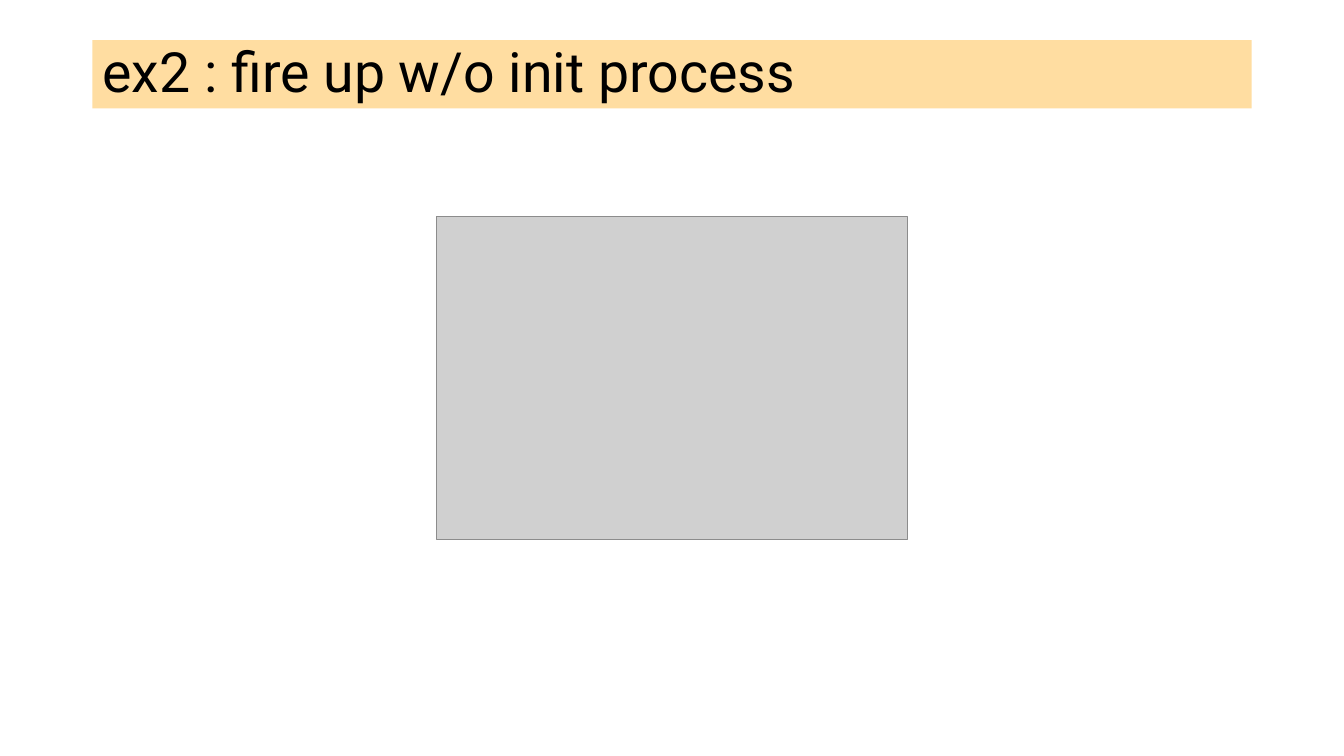
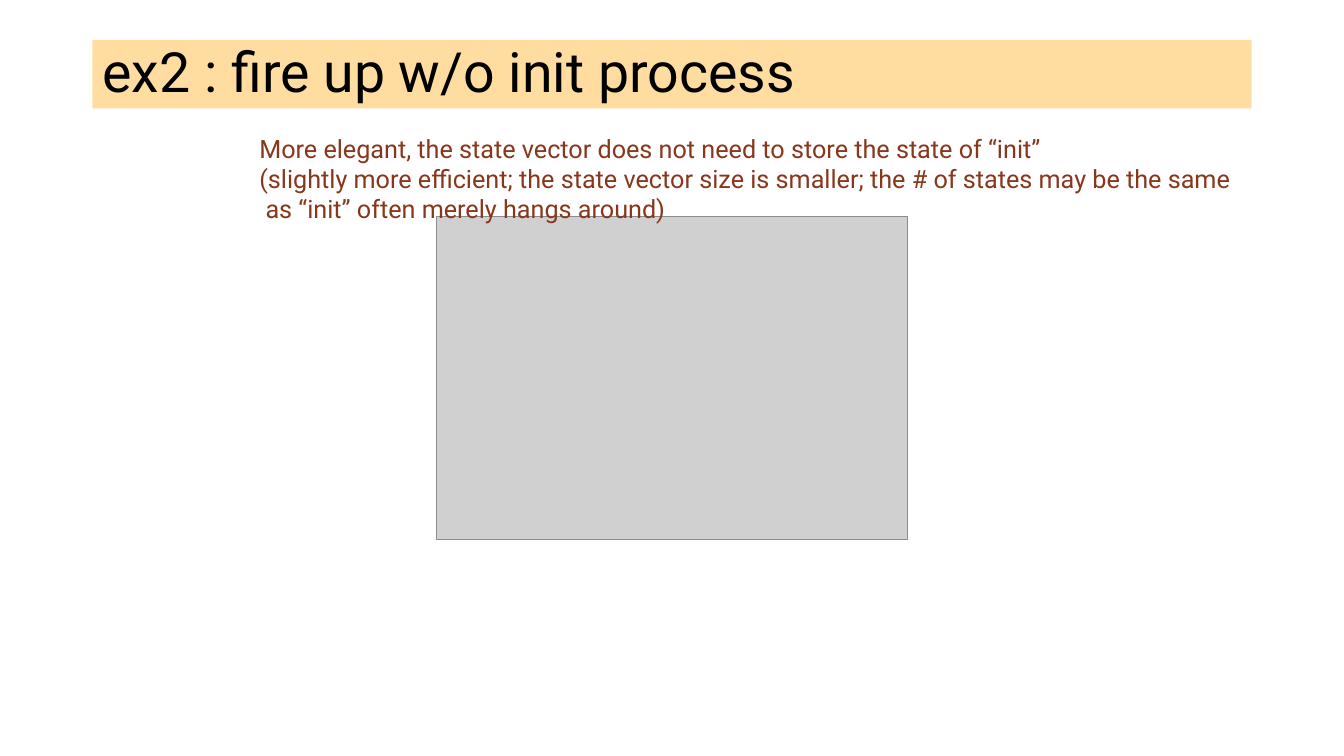
Before and after one commit to ganeshutah/cs6110s22, a slide deck: slide 12 of Lec3/L3.pptx. Drawn at 1344x756 pixels with LibreOffice and Linux fonts; fonts in the diff are those of the drawing; grey boxes stand for pictures. Boxes give left, top, right and bottom in pixels: in the first picture for what was removed or moved away, otherwise in the second. Text is boxed around its words. In the diff, an @@ line names an element or a change of style, - is before the commit and + after.

```diff
--- a/Lec3/L3.pptx
+++ b/Lec3/L3.pptx
@@ text added at [259,139,1230,224], 18 pt, text #88371D @@
+More elegant, the state vector does not need to store the state of “init”
+(slightly more efficient; the state vector size is smaller; the # of states may be the same
+as “init” often merely hangs around)
```
Also in this commit, not shown: 1 other slide changed, 6 slides added, 6 slides removed.
